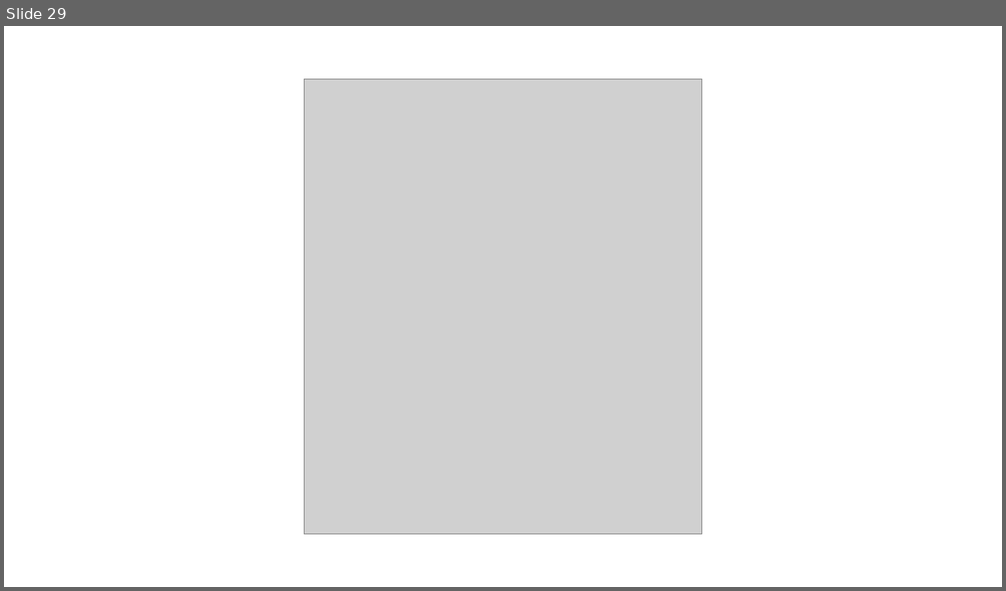
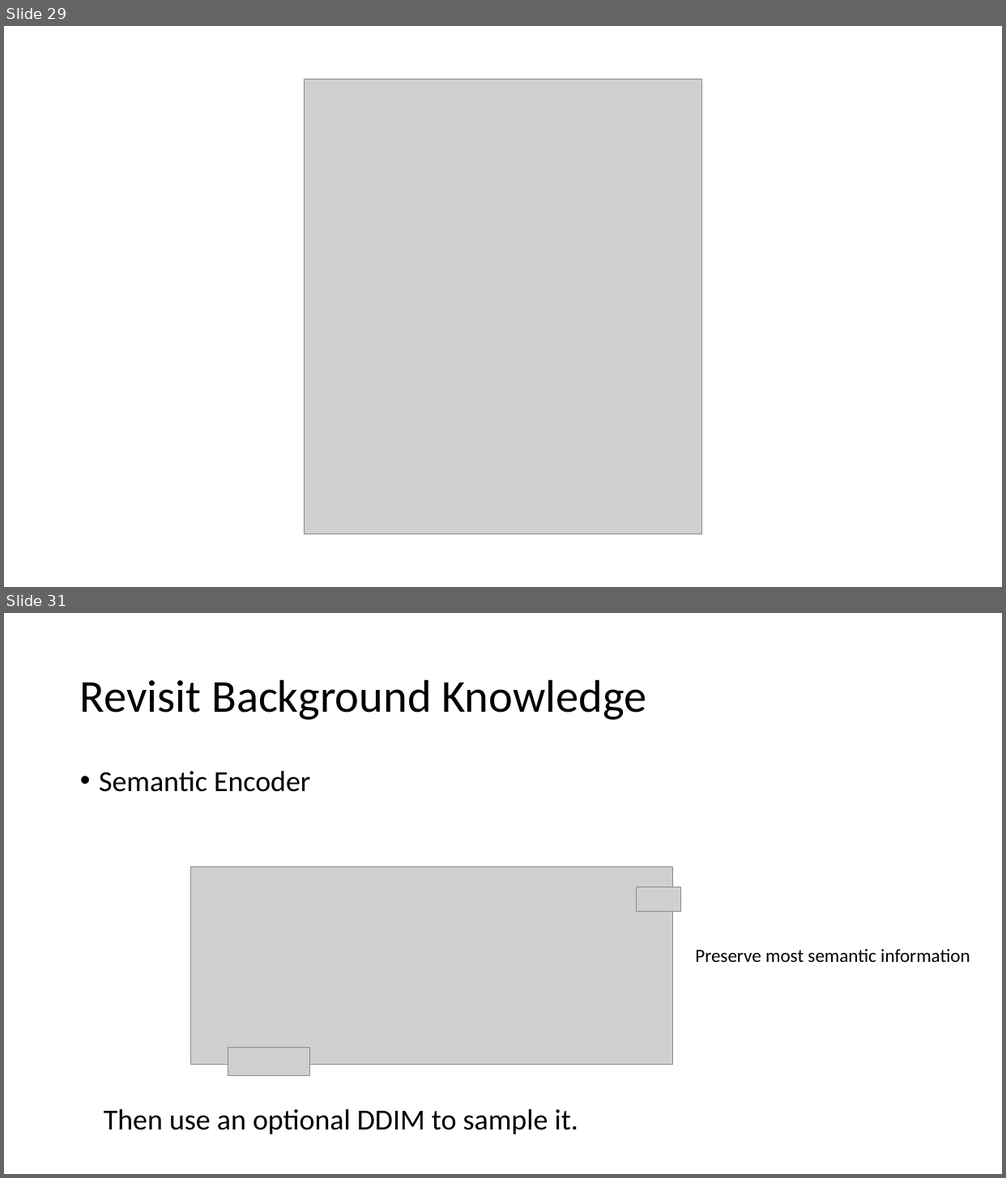
Before and after one commit to Z1hanW/Z1hanW.github.io, a slide deck: img/headers/Presentation_During_Meeting [Auto-saved].pptx. Shown one above the other, each under a label of ours: slide 29 before the commit, slides 29 and 31 after it; the slides between them are not shown. The pictures are 1006x591 and 1006x1178 pixels, drawn with LibreOffice and Linux fonts; fonts in the diff are those of the drawing; grey boxes stand for pictures. Boxes give left, top, right and bottom in pixels: in the first picture for what was removed or moved away, otherwise in the second. Text is boxed around its words. In the diff, an @@ line names an element or a change of style, - is before the commit and + after.

```diff
--- a/img/headers/Presentation_During_Meeting [Auto-saved].pptx
+++ b/img/headers/Presentation_During_Meeting [Auto-saved].pptx
@@ slide 31 added at box(4, 613, 1002, 1174), background #FFFFFF @@
@@ title added at box(80, 679, 646, 720), 44 pt, text #000000 @@
+Revisit Background Knowledge
@@ text added at box(99, 771, 310, 792), 28 pt, text #000000 @@
+• Semantic Encoder
@@ picture added at box(191, 867, 672, 1064) @@
@@ picture added at box(636, 888, 681, 912) @@
@@ text added at box(695, 949, 970, 962), 18 pt, text #000000 @@
+Preserve most semantic information
@@ picture added at box(228, 1048, 310, 1076) @@
@@ text added at box(104, 1110, 578, 1135), 28 pt, text #000000 @@
+Then use an optional DDIM to sample it.
```
Also in this commit, not shown: 8 other slides added, 4 other files.
